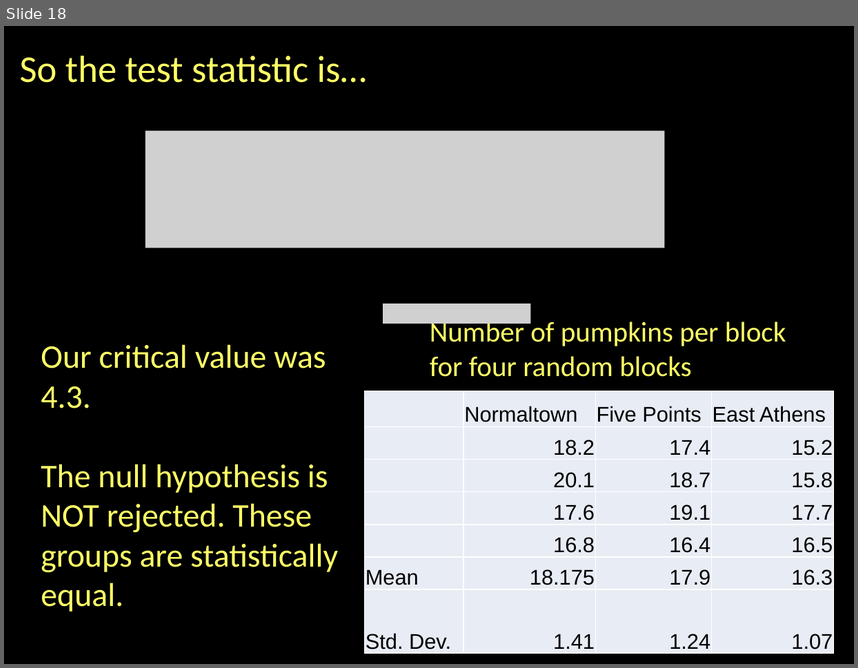
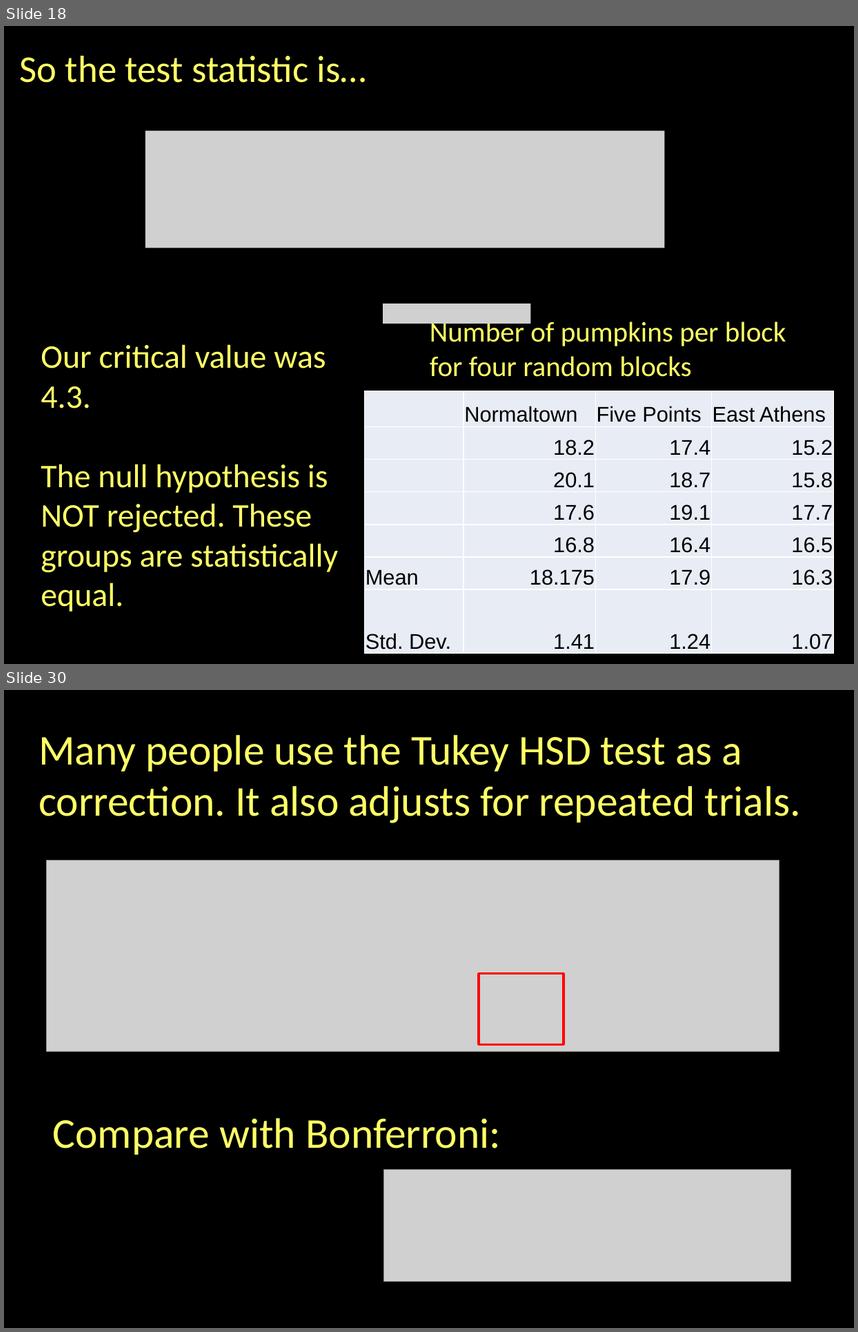
Before and after one commit to jshannon75/geog4300, a slide deck: slides/geog4300_f19_L12-1 ANOVA.pptx. Shown one above the other, each under a label of ours: slide 18 before the commit, slides 18 and 30 after it; the slides between them are not shown. The pictures are 858x668 and 858x1332 pixels, drawn with LibreOffice and Linux fonts; fonts in the diff are those of the drawing; grey boxes stand for pictures. Boxes give left, top, right and bottom in pixels: in the first picture for what was removed or moved away, otherwise in the second. Text is boxed around its words. In the diff, an @@ line names an element or a change of style, - is before the commit and + after.

```diff
--- a/slides/geog4300_f19_L12-1 ANOVA.pptx
+++ b/slides/geog4300_f19_L12-1 ANOVA.pptx
@@ slide 30 added at (4, 690, 854, 1328), background #000000 @@
@@ text added at (38, 735, 801, 823), 36 pt, text #FFFF66 @@
+Many people use the Tukey HSD test as a correction. It also adjusts for repeated trials.
@@ picture added at (47, 860, 780, 1052) @@
@@ rectangle added at (478, 973, 564, 1044), outline #FF0000 2 pt @@
@@ text added at (53, 1118, 501, 1154), 36 pt, text #FFFF66 @@
+Compare with Bonferroni:
@@ picture added at (384, 1170, 791, 1281) @@
```
Also in this commit, not shown: 1 slide changed, 16 other slides added, 6 other files.
